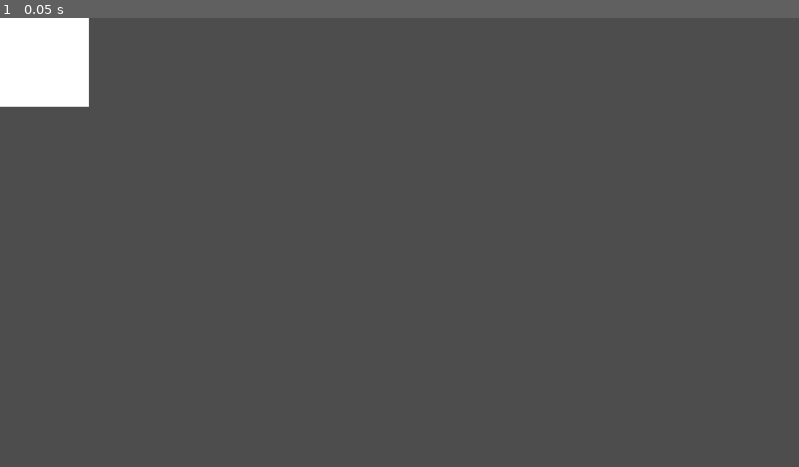
Above: before the commit, frame 1.
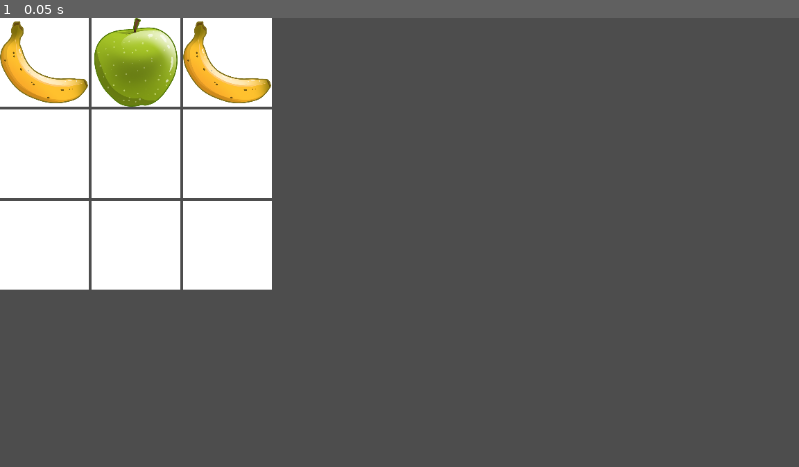
Above: after the commit, the same moment.

Repository: zuiyu1998/life-simulator
Game: Godot game, scene res://test/main.tscn
Two runs of this game, one before a commit and one after it. Both use one fixed random seed, a clock stepped at 60 frames per second and the inputs below.
Inputs:
- Up to frame 1 (0.05 s): no input

The runs differ from the first frame. In frame 1, 19% of the frame differs, in the area x 0-35%, y 0-61%.

Commit message:
feat: add chess slot

Diff:
--- a/src/chess/chess.gd
+++ b/src/chess/chess.gd
@@ -12,6 +12,9 @@
 # 图片
 @export
 var image: Texture
+# 等级
+@export
+var level = 0
 # 棋子的消耗
 @export
 var costs: Array[ChessCost] = []
--- /dev/null
+++ b/src/chess/chess_helper.gd
@@ -0,0 +1,11 @@
+class_name ChessHelper
+
+const CHESS_LIST = [
+	preload("res://src/chess/resources/appple.tres"),
+	preload("res://src/chess/resources/banana.tres")
+]
+
+static func get_chess() -> Chess:
+	var item_index = randi_range(0, CHESS_LIST.size() - 1)
+	var chess = CHESS_LIST[item_index] as Chess
+	return chess.duplicate()
--- /dev/null
+++ b/src/chess/resources/appple.tres
@@ -0,0 +1,13 @@
+[gd_resource type="Resource" script_class="Chess" load_steps=5 format=3 uid="uid://q3mrec3b1thm"]
+
+[ext_resource type="Script" uid="uid://kim3xvrhjo47" path="res://src/chess/chess_cost.gd" id="1_4i1gt"]
+[ext_resource type="Script" uid="uid://ctj7a30jipb1p" path="res://src/chess/chess_gain.gd" id="2_p3mjl"]
+[ext_resource type="Script" uid="uid://bqo4lla32p4wj" path="res://src/chess/chess.gd" id="3_m6knl"]
+[ext_resource type="Texture2D" uid="uid://ctf3vjkcrfa88" path="res://src/chess/assets/banana.png" id="3_p3mjl"]
+
+[resource]
+script = ExtResource("3_m6knl")
+chess_name = &"Banana"
+description = "这是一个香蕉"
+image = ExtResource("3_p3mjl")
+metadata/_custom_type_script = "uid://bqo4lla32p4wj"
--- /dev/null
+++ b/src/chess/resources/banana.tres
@@ -0,0 +1,13 @@
+[gd_resource type="Resource" script_class="Chess" load_steps=5 format=3 uid="uid://dp2qvh4ype7hb"]
+
+[ext_resource type="Script" uid="uid://kim3xvrhjo47" path="res://src/chess/chess_cost.gd" id="1_n1udx"]
+[ext_resource type="Script" uid="uid://ctj7a30jipb1p" path="res://src/chess/chess_gain.gd" id="2_4vtjq"]
+[ext_resource type="Texture2D" uid="uid://d3wk5xgjkejmv" path="res://src/chess/assets/apple.png" id="3_gl5s6"]
+[ext_resource type="Script" uid="uid://bqo4lla32p4wj" path="res://src/chess/chess.gd" id="4_2m6wh"]
+
+[resource]
+script = ExtResource("4_2m6wh")
+chess_name = &"Apple"
+description = "这是一个苹果"
+image = ExtResource("3_gl5s6")
+metadata/_custom_type_script = "uid://bqo4lla32p4wj"
--- /dev/null
+++ b/src/level.gd
@@ -0,0 +1,23 @@
+extends Node2D
+class_name Level
+
+@onready var chess_grid_pane: ChessGridPanel = $ChessGridPanel
+
+var chess_grid = preload("res://src/level/chess_grid_defaullt.tres")
+
+
+func update_chess(index: int):
+	var item = chess_grid.get_item(index)
+	chess_grid_pane.update_chess(index, item)
+
+func init_level():
+	chess_grid_pane.chess_grid = chess_grid
+	chess_grid.chess_change.connect(update_chess)
+
+	for index in chess_grid.items.size():
+		var item = chess_grid.items.get(index)
+		if item is Chess:
+			chess_grid_pane.update_chess(index, item)
+
+func _ready() -> void:
+	init_level()
--- a/src/level.tscn
+++ b/src/level.tscn
@@ -1,7 +1,9 @@
-[gd_scene load_steps=2 format=3 uid="uid://cfufyhiubeaap"]
+[gd_scene load_steps=3 format=3 uid="uid://cfufyhiubeaap"]
 
-[ext_resource type="PackedScene" uid="uid://yv0gmg8jqdj7" path="res://src/level/chess_grid.tscn" id="1_ybxv7"]
+[ext_resource type="Script" uid="uid://drnncvhax3k8r" path="res://src/level.gd" id="1_4q7qo"]
+[ext_resource type="PackedScene" uid="uid://yv0gmg8jqdj7" path="res://src/level/chess_grid_panel.tscn" id="1_ybxv7"]
 
 [node name="Level" type="Node2D"]
+script = ExtResource("1_4q7qo")
 
-[node name="ChessGrid" parent="." instance=ExtResource("1_ybxv7")]
+[node name="ChessGridPanel" parent="." instance=ExtResource("1_ybxv7")]
--- /dev/null
+++ b/src/level/chess_drag.gd
@@ -0,0 +1,17 @@
+class_name ChessDrag
+
+signal drag_completed(data:ChessDrag)
+
+var chess: Chess
+var item_index: int
+var preview = Control
+var success = false
+
+func _init(p_chess: Chess, p_item_index: int, p_preview: Control) -> void:
+	chess = p_chess
+	item_index = p_item_index
+	preview = p_preview
+	preview.tree_exiting.connect(_on_tree_exiting)
+
+func _on_tree_exiting()->void:
+	drag_completed.emit(self)
--- a/src/level/chess_grid.gd
+++ b/src/level/chess_grid.gd
@@ -1,30 +1,36 @@
+extends Resource
 class_name ChessGrid
 ## 棋盘，负责棋子增删改查
+##
 
+signal chess_change
 
-var _items: Dictionary[Vector2i, ChessGridItem] = {}
+@export
+var items: Array[Chess] = []
 
-func set_item(x: int, y: int, item: ChessGridItem):
-	_items.set(Vector2i(x, y), item)
+func fill(size: int):
+	items = []
+	for i in range(0, size):
+		items.push_back(null)
 
-func get_item(x: int, y: int) -> ChessGridItem:
-	return _items.get(Vector2i(x, y))
+func set_item(index: int, item: Chess):
+	items[index] = item
+	emit_signal("chess_change", index)
+
+func get_item(index: int) -> Chess:
+	return items[index]
 
 # 合并棋子
-func merge(x: int, y: int, item: ChessGridItem) -> bool:
-	var index = Vector2i(x, y)
-	var culItem = _items.get(index)
+func merge(index: int, item: Chess) -> bool:
+	var culItem = items.get(index)
 
 	if culItem == null:
-		_items.set(index, item)
+		set_item(index, item)
 		return true
 
-	if culItem.level == item.level:
+	if culItem.chess_name == item.chess_name and culItem.level == item.level:
 		culItem.level += 1
+		emit_signal("chess_change", index)
 		return true
 
 	return false
-
-class ChessGridItem:
-	var chess: Chess
-	var level: int
--- a/src/level/chess_grid.tscn
+++ /dev/null
@@ -1,8 +0,0 @@
-[gd_scene load_steps=2 format=3 uid="uid://yv0gmg8jqdj7"]
-
-[ext_resource type="PackedScene" uid="uid://c7soxp5q5siiu" path="res://src/level/chess_slot.tscn" id="1_8nc3j"]
-
-[node name="ChessGrid" type="GridContainer"]
-
-[node name="ChessSlot" parent="." instance=ExtResource("1_8nc3j")]
-layout_mode = 2
--- /dev/null
+++ b/src/level/chess_grid_defaullt.tres
@@ -0,0 +1,11 @@
+[gd_resource type="Resource" script_class="ChessGrid" load_steps=5 format=3 uid="uid://bruupshb0pqjx"]
+
+[ext_resource type="Script" uid="uid://bqo4lla32p4wj" path="res://src/chess/chess.gd" id="1_b1fp8"]
+[ext_resource type="Resource" uid="uid://q3mrec3b1thm" path="res://src/chess/resources/appple.tres" id="2_ooq08"]
+[ext_resource type="Resource" uid="uid://dp2qvh4ype7hb" path="res://src/chess/resources/banana.tres" id="3_y6nqk"]
+[ext_resource type="Script" uid="uid://vdi5hbpckkbj" path="res://src/level/chess_grid.gd" id="4_bwq5p"]
+
+[resource]
+script = ExtResource("4_bwq5p")
+items = Array[ExtResource("1_b1fp8")]([ExtResource("2_ooq08"), ExtResource("3_y6nqk"), ExtResource("2_ooq08"), null, null, null, null, null, null])
+metadata/_custom_type_script = "uid://vdi5hbpckkbj"
--- /dev/null
+++ b/src/level/chess_grid_panel.gd
@@ -0,0 +1,32 @@
+extends GridContainer
+class_name ChessGridPanel
+
+const chess_slot_tscn = preload("res://src/level/chess_slot.tscn")
+
+@export
+var item_size: int = 9
+
+var chess_grid: ChessGrid
+
+func update_chess(index: int, chess: Chess):
+	var chess_slot = get_child(index)
+	if not chess_slot is ChessSlot:
+		return
+
+	if chess is Chess:
+		chess_slot.update_chess_icon(chess.image)
+		chess_slot.update_chess_bg(chess.level)
+	else:
+		chess_slot.update_chess_icon(null)
+		chess_slot.update_chess_bg(0)
+
+
+func init_chess_grid():
+	for x in range(0, item_size):
+		var chess_slot = chess_slot_tscn.instantiate() as ChessSlot
+
+		chess_slot.chess_grid_panel = self
+		add_child(chess_slot)
+
+func _ready() -> void:
+	init_chess_grid()
--- /dev/null
+++ b/src/level/chess_grid_panel.tscn
@@ -0,0 +1,7 @@
+[gd_scene load_steps=2 format=3 uid="uid://yv0gmg8jqdj7"]
+
+[ext_resource type="Script" uid="uid://bj5soxk8226r2" path="res://src/level/chess_grid_panel.gd" id="1_7egdb"]
+
+[node name="ChessGridPanel" type="GridContainer"]
+columns = 3
+script = ExtResource("1_7egdb")
--- a/src/level/chess_slot.gd
+++ b/src/level/chess_slot.gd
@@ -2,6 +2,70 @@
 class_name ChessSlot
 
 @onready var texture_rect: TextureRect = $TextureRect
+@onready var chess_icon: TextureRect = $ChessItem/ChessIcon
 
+# 棋盘
+var chess_grid_panel: ChessGridPanel
 # 棋子等级
 # 白 绿 蓝 橙 紫 金 红
+
+
+func update_chess_bg(level: int):
+	match level:
+		0:
+			texture_rect.material.set_shader_parameter("level_color", Vector4(1.0, 1.0, 1.0, 1.0))
+		1:
+			texture_rect.material.set_shader_parameter("level_color", Vector4(0.0, 0.5, 0.0, 1.0))
+
+
+func update_chess_icon(texture: Texture):
+	chess_icon.texture = texture
+
+
+func _can_drop_data(_at_position: Vector2, data: Variant) -> bool:
+	return data is ChessDrag
+
+
+func _drop_data(_at_position: Vector2, data: Variant) -> void:
+	if not data is ChessDrag:
+		return
+	var item_drag = data as ChessDrag
+	# 设置拖动的状态
+
+	var item_index = get_index()
+	if chess_grid_panel.chess_grid.merge(item_index, item_drag.chess):
+		item_drag.success = true
+		chess_grid_panel.chess_grid.set_item(item_drag.item_index, null)
+
+
+# 设置拖动失败的回调
+func on_drag_completed(chess_drag: ChessDrag):
+	if not chess_drag.success:
+		chess_icon.texture = chess_drag.chess.image
+
+# 设置预览
+func _create_preview(chess: Chess) -> Control:
+	var preview = Control.new()
+	var rect = TextureRect.new()
+	rect.texture = chess.image
+	rect.expand_mode = TextureRect.EXPAND_IGNORE_SIZE
+	rect.size = Vector2(128.0, 128.0)
+	rect.position = Vector2(-64.0, -64.0)
+
+	preview.add_child(rect)
+
+	return preview
+
+func _get_drag_data(_at_position: Vector2) -> Variant:
+	var item_index = get_index()
+	var chess_item = chess_grid_panel.chess_grid.get_item(item_index)
+	if not chess_item is Chess:
+		return null
+
+	var chess_drag = ChessDrag.new(chess_item, item_index, _create_preview(chess_item))
+	chess_drag.drag_completed.connect(on_drag_completed)
+
+	set_drag_preview(chess_drag.preview)
+	chess_icon.texture = null
+
+	return chess_drag
--- a/src/level/chess_slot.gdshader
+++ b/src/level/chess_slot.gdshader
@@ -1,6 +1,6 @@
 shader_type canvas_item;
 
-uniform vec4 level_color = vec4(1.0);
+uniform vec4 level_color: source_color = vec4(1.0, 1.0, 1.0, 1.0);
 
 void fragment() {
 	COLOR = level_color;
--- a/src/level/chess_slot.tscn
+++ b/src/level/chess_slot.tscn
@@ -4,23 +4,26 @@
 [ext_resource type="Script" uid="uid://b61wmkoimvpyw" path="res://src/level/chess_slot.gd" id="1_laxon"]
 [ext_resource type="Shader" uid="uid://bvhiyrwbouesb" path="res://src/level/chess_slot.gdshader" id="2_hdhtu"]
 
-[sub_resource type="ShaderMaterial" id="ShaderMaterial_w4sih"]
+[sub_resource type="ShaderMaterial" id="ShaderMaterial_hdhtu"]
+resource_local_to_scene = true
 shader = ExtResource("2_hdhtu")
-shader_parameter/level_color = Vector4(1, 1, 1, 1)
+shader_parameter/level_color = Color(1, 1, 1, 1)
 
 [node name="ChessSlot" type="MarginContainer"]
 custom_minimum_size = Vector2(128, 128)
 script = ExtResource("1_laxon")
 
 [node name="TextureRect" type="TextureRect" parent="."]
-material = SubResource("ShaderMaterial_w4sih")
+material = SubResource("ShaderMaterial_hdhtu")
 layout_mode = 2
 texture = ExtResource("1_b3tjj")
-stretch_mode = 1
+stretch_mode = 4
 
 [node name="ChessItem" type="MarginContainer" parent="."]
 layout_mode = 2
 
-[node name="TextureRect" type="TextureRect" parent="ChessItem"]
+[node name="ChessIcon" type="TextureRect" parent="ChessItem"]
+custom_minimum_size = Vector2(128, 128)
 layout_mode = 2
-stretch_mode = 1
+expand_mode = 1
+stretch_mode = 4
--- a/src/level/level.tscn
+++ b/src/level/level.tscn
@@ -1,6 +1,6 @@
 [gd_scene load_steps=2 format=3 uid="uid://p643g17vxe5x"]
 
-[ext_resource type="PackedScene" uid="uid://yv0gmg8jqdj7" path="res://src/level/chess_grid.tscn" id="1_ybxv7"]
+[ext_resource type="PackedScene" uid="uid://yv0gmg8jqdj7" path="res://src/level/chess_grid_panel.tscn" id="1_ybxv7"]
 
 [node name="Level" type="Node2D"]
 
Binary file added: src/chess/assets/apple.png
Not shown, added: src/chess/assets/apple.png.import
Binary file added: src/chess/assets/banana.png
Not shown, added: src/chess/assets/banana.png.import
Binary file added: src/chess/assets/blueberry.png
Not shown, added: src/chess/assets/blueberry.png.import
Binary file added: src/chess/assets/coconut.png
Not shown, added: src/chess/assets/coconut.png.import
Binary file added: src/chess/assets/orange.png
Not shown, added: src/chess/assets/orange.png.import
Binary file added: src/chess/assets/watermelon.png
Not shown, added: src/chess/assets/watermelon.png.import
(and 4 more such lines)
